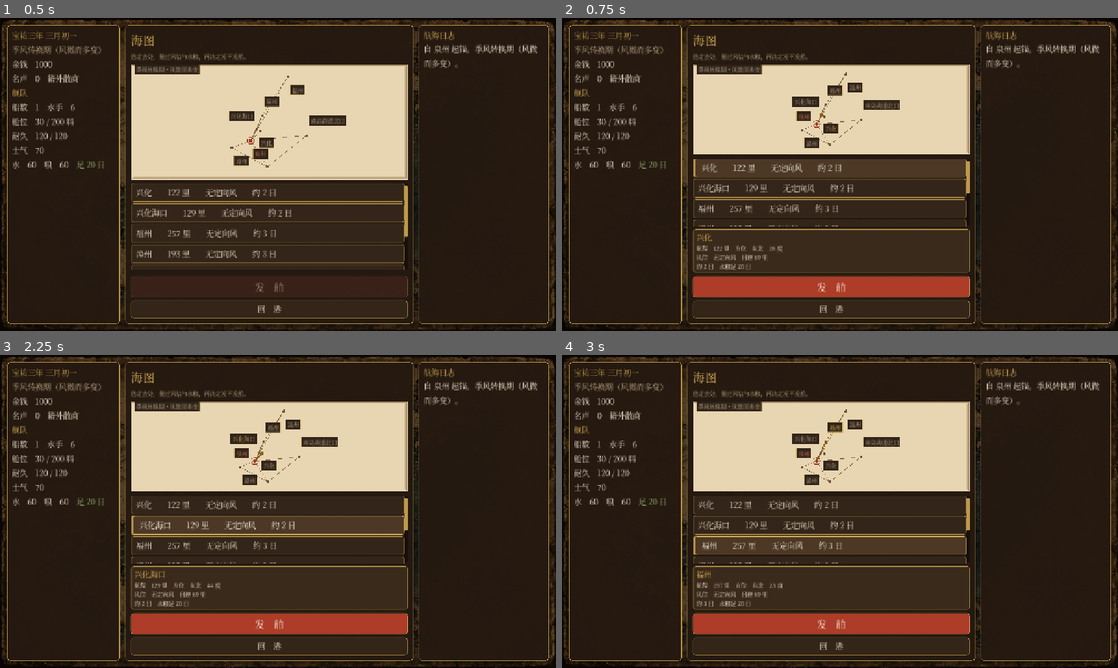
Above: before the commit, frames 1-4 (two rows, left to right).
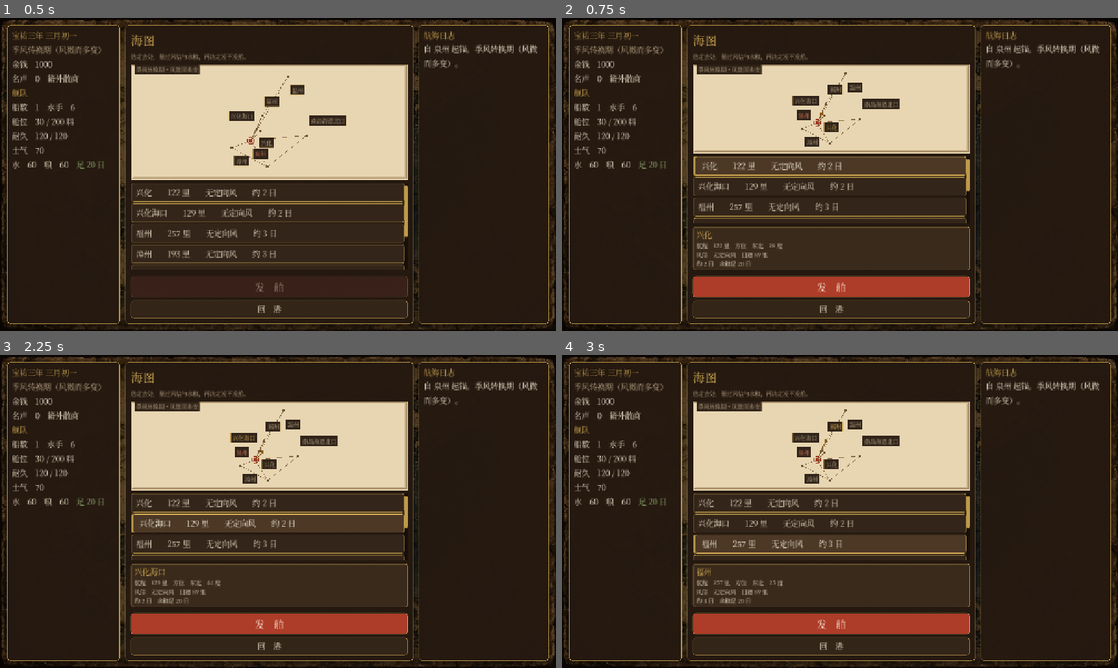
Above: after the commit, the same moments.

Repository: haru225-coder/nk1
Game: Godot game, scene res://scenes/SeaChart.tscn
Two runs of this game, one before a commit and one after it. Both use one fixed random seed, a clock stepped at 60 frames per second and the inputs below. This scene is started directly instead of the project's main scene.
Inputs:
- Up to frame 1 (0.5 s): no input
- Up to frame 2 (0.75 s): click "兴化 122 里 无定向风 约 2 日" at 0.5 s
- Up to frame 3 (2.25 s): click "兴化 122 里 无定向风 约 2 日" at 1.25 s; click "兴化海口 129 里 无定向风 约 2 日" at 2 s
- Up to frame 4 (3 s): click "福州 257 里 无定向风 约 3 日" at 2.75 s

Frame 1 is identical in both runs. In frame 2, 5.1% of the frame differs, in the area x 23-74%, y 17-82%; in frame 3, 5.1%; in frame 4, 4.9%.

Commit message:
fix(ui): 海图账条占住高度，不再压进港口挑签
选定去处后账条自带最小高度，绢纸和港口名单让出位置。发舶、回港仍留在 720 高的画面里。

Co-authored-by: haru225-coder <haru225-coder@users.noreply.github.com>

Diff:
--- a/scripts/SeaChart.gd
+++ b/scripts/SeaChart.gd
@@ -108,7 +108,7 @@
 	# 真正的图。数据用 ports.json 的经纬度，CanvasItem.draw 信号接 lambda，
 	# 不另建节点树——一张静态海图不需要缩放拖拽。
 	chart = Control.new()
-	chart.custom_minimum_size = Vector2(0, 200)
+	chart.custom_minimum_size = Vector2(0, 160)
 	chart.size_flags_horizontal = Control.SIZE_EXPAND_FILL
 	chart.size_flags_vertical = Control.SIZE_EXPAND_FILL
 	chart.size_flags_stretch_ratio = 1.35
@@ -118,7 +118,7 @@
 	var scroll := ScrollContainer.new()
 	scroll.size_flags_vertical = Control.SIZE_EXPAND_FILL
 	scroll.size_flags_stretch_ratio = 1.0
-	scroll.custom_minimum_size = Vector2(0, 110)
+	scroll.custom_minimum_size = Vector2(0, 96)
 	center_v.add_child(scroll)
 	port_list = VBoxContainer.new()
 	port_list.size_flags_horizontal = Control.SIZE_EXPAND_FILL
@@ -306,6 +306,7 @@
 		c.queue_free()
 	if selected_port == "":
 		sail_button.disabled = true
+		detail_box.custom_minimum_size = Vector2.ZERO
 		return
 
 	var plan := Voyage.plan(origin_port, selected_port)
@@ -339,10 +340,15 @@
 	_detail_line(body, wind)
 	_detail_line(body, "约 %d 日　水粮足 %d 日" % [int(plan["days"]), int(plan["supply_days"])])
 
+	var extra := 0
 	if not Voyage.is_known_route(origin_port, selected_port):
 		_detail_line(body, "此非熟路，海图上只有传闻，途中易生变故。", UiTheme.HONEY)
+		extra += 1
 	if not plan["supply_ok"]:
 		_detail_line(body, "水粮不足以支撑此程——半途必要死人。", UiTheme.CINNABAR)
+		extra += 1
+	# 港名一行加航程、风信、日程。栏高不够时这张账条会被压进港口挑签里。
+	detail_box.custom_minimum_size = Vector2(0, 40 + (3 + extra) * 22)
 
 	sail_button.disabled = false
 
Not shown, changed: docs/复刻设计_大航海时代标准.md
